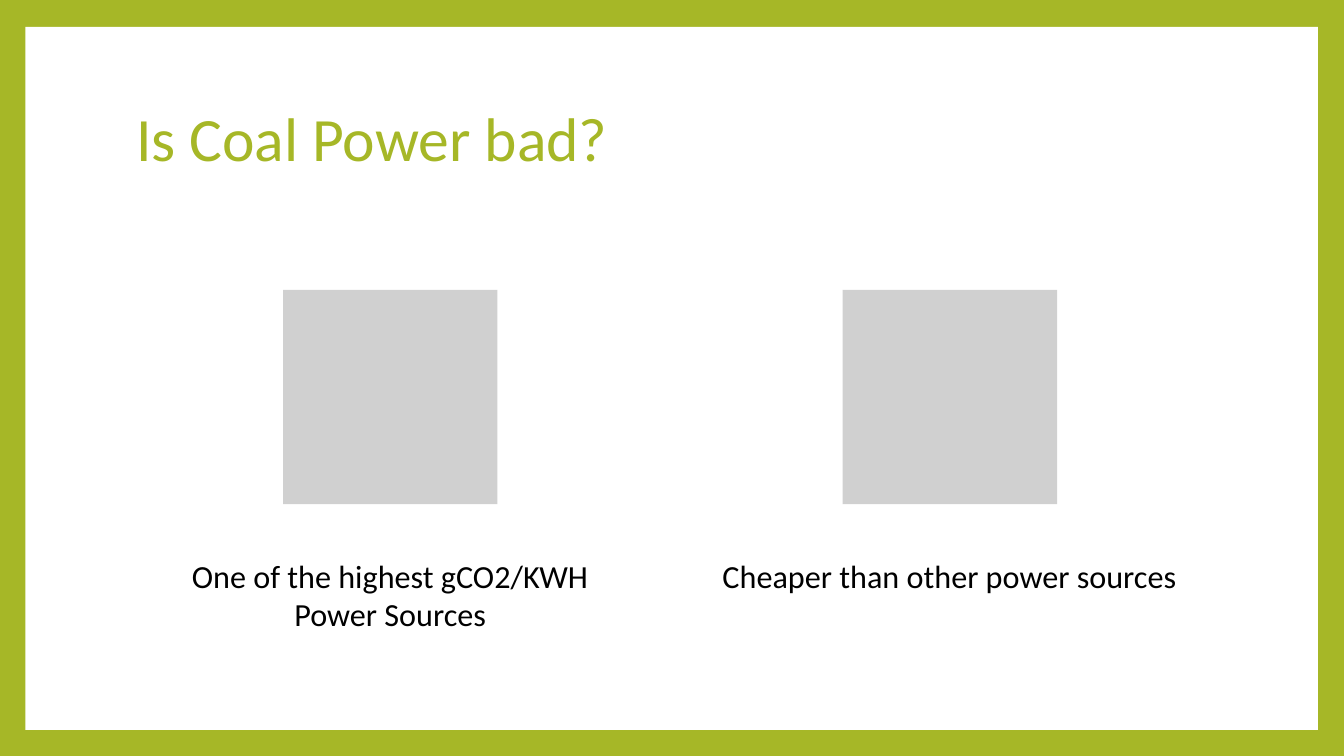
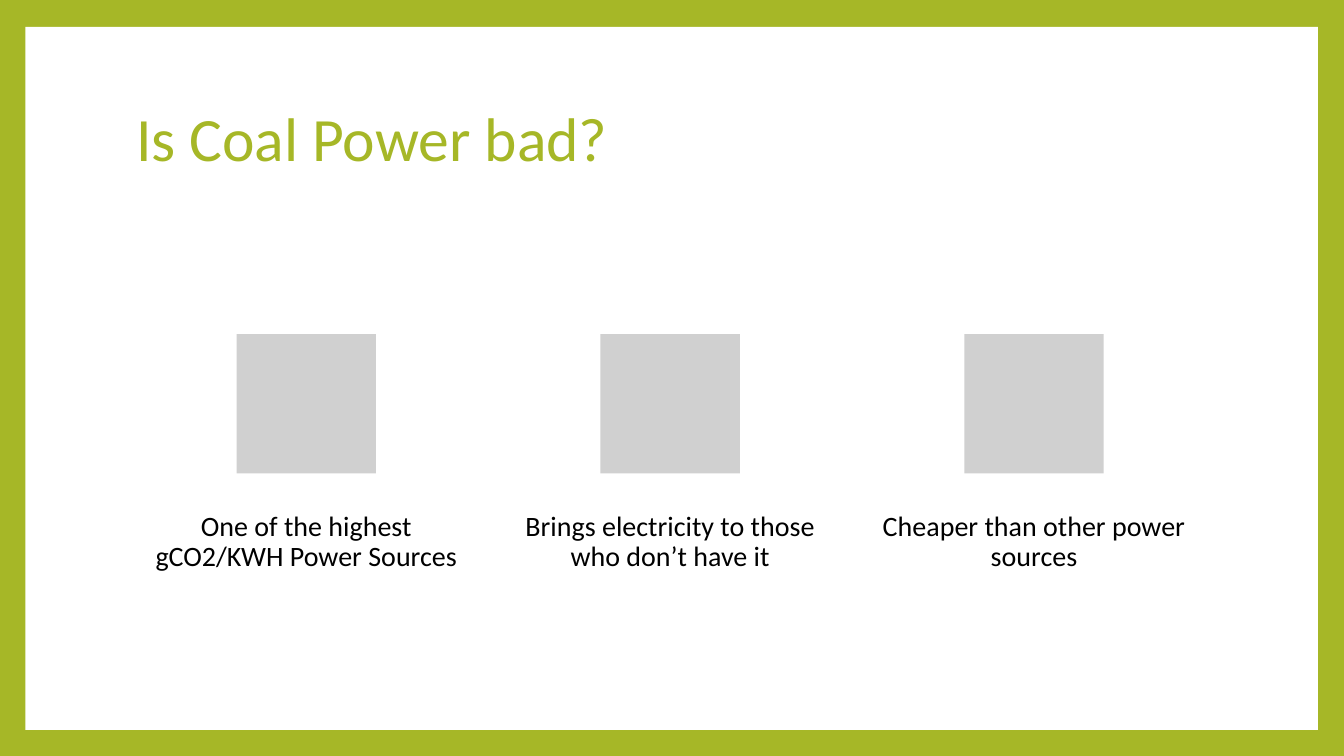
Before and after one commit to Mybiss55/DataAnalyticsProjects, a slide deck: slide 10 of Climate Change Presentation.pptx. Drawn at 1344x756 pixels with LibreOffice and Linux fonts; fonts in the diff are those of the drawing; grey boxes stand for pictures. Boxes give left, top, right and bottom in pixels: in the first picture for what was removed or moved away, otherwise in the second. Text is boxed around its words. In the diff, an @@ line names an element or a change of style, - is before the commit and + after.

```diff
--- a/Climate Change Presentation.pptx
+++ b/Climate Change Presentation.pptx
@@ picture removed at bbox=[283, 290, 498, 505] @@
@@ picture added at bbox=[237, 334, 376, 473] @@
@@ picture: place and size @@
-picture at bbox=[843, 290, 1058, 505]
+picture at bbox=[601, 334, 740, 473]
@@ picture added at bbox=[965, 334, 1104, 473] @@
@@ text "One of the highest gCO2/KWH ...": place and size @@
-text "One of the highest gCO2/KWH ..." at bbox=[192, 565, 588, 627]
+text "One of the highest gCO2/KWH ..." at bbox=[156, 516, 457, 571]
@@ text "One of the highest gCO2/KWH ..." at bbox=[156, 516, 457, 571]: size 23 to 20 pt; line spacing 1 to 0.9; less space between paragraphs @@
@@ text added at bbox=[525, 516, 815, 567], 20 pt, text #000000 @@
+Brings electricity to those who don’t have it
@@ text "Cheaper than other power sources" at bbox=[883, 516, 1185, 567]: size 23 to 20 pt; line spacing 1 to 0.9; less space between paragraphs @@
@@ text "Cheaper than other power sources": place and size @@
-text "Cheaper than other power sources" at bbox=[722, 565, 1176, 594]
+text "Cheaper than other power sources" at bbox=[883, 516, 1185, 567]
```
Also in this commit, not shown: 4 other slides changed, 1 other file.
